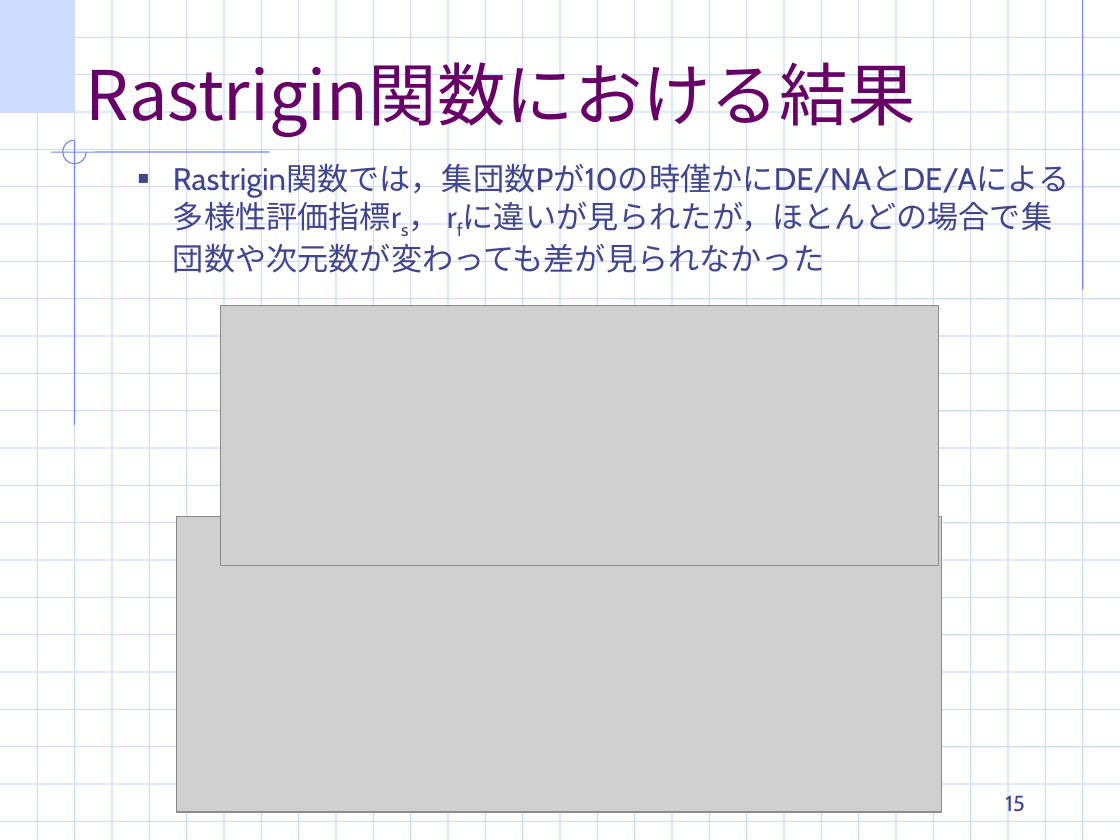
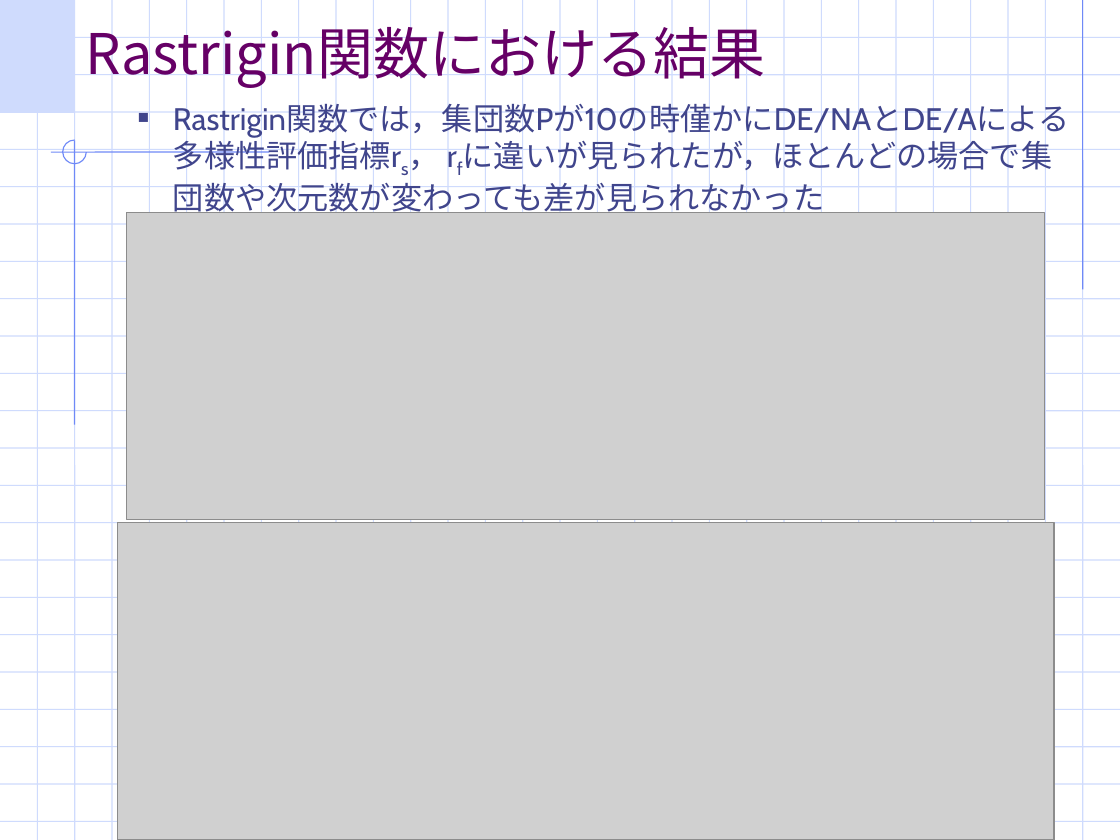
Before and after one commit to TakefumiYamamura/labolatry, a slide deck: slide 13 of 適応DE最終ゼミ発表.ppt (slide 15 before the commit). Drawn at 1120x840 pixels with LibreOffice and Linux fonts; fonts in the diff are those of the drawing; grey boxes stand for pictures; background and template pictures are left out. Boxes give left, top, right and bottom in pixels: in the first picture for what was removed or moved away, otherwise in the second. Text is boxed around its words. In the diff, an @@ line names an element or a change of style, - is before the commit and + after.

```diff
--- a/適応DE最終ゼミ発表.ppt
+++ b/適応DE最終ゼミ発表.ppt
@@ title "Rastrigin関数における結果": place and size @@
-title "Rastrigin関数における結果" at [86,50,916,137]
+title "Rastrigin関数における結果" at [86,18,765,89]
@@ title "Rastrigin関数における結果" at [86,18,765,89]: size 44 to 36 pt @@
@@ text "Rastrigin関数では，集団数Pが10の時僅かにDE/NAとDE/Aによる多様性評価指標rs， rfに違いが見られた ...": place and size @@
-text "Rastrigin関数では，集団数Pが10の時僅かにDE/NAとDE/Aによる多様性評価指標rs， rfに違いが見られた ..." at [173,164,1069,279]
+text "Rastrigin関数では，集団数Pが10の時僅かにDE/NAとDE/Aによる多様性評価指標rs， rfに違いが見られた ..." at [173,103,1069,218]
@@ picture: place and size @@
-picture at [221,306,939,566]
+picture at [127,213,1045,520]
@@ picture: place and size @@
-picture at [177,516,942,812]
+picture at [118,522,1054,840]
@@ page number removed at [1005,795,1024,812] @@
-15
```
Also in this commit, not shown: 15 other slides changed, 4 slides added, 2 slides removed.
